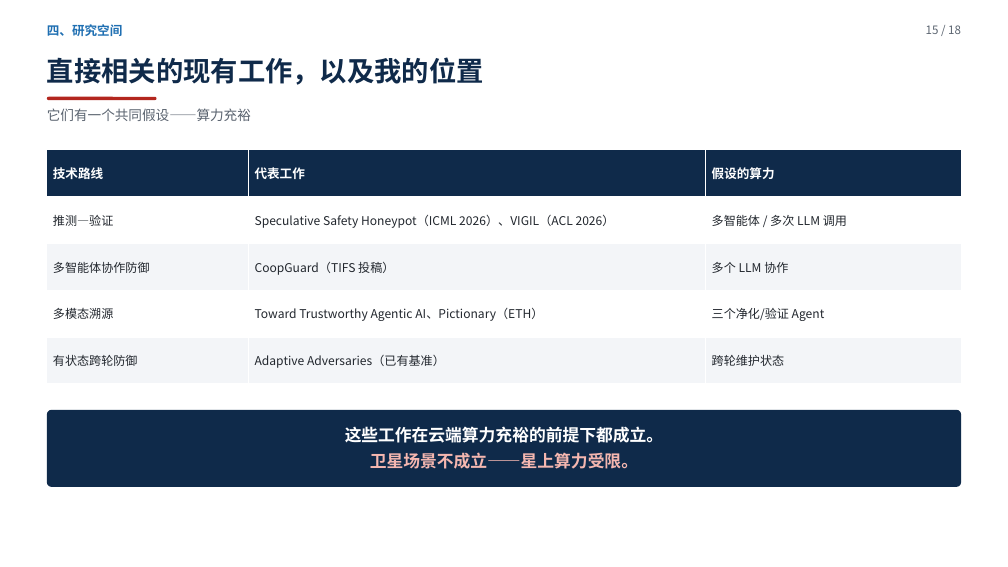
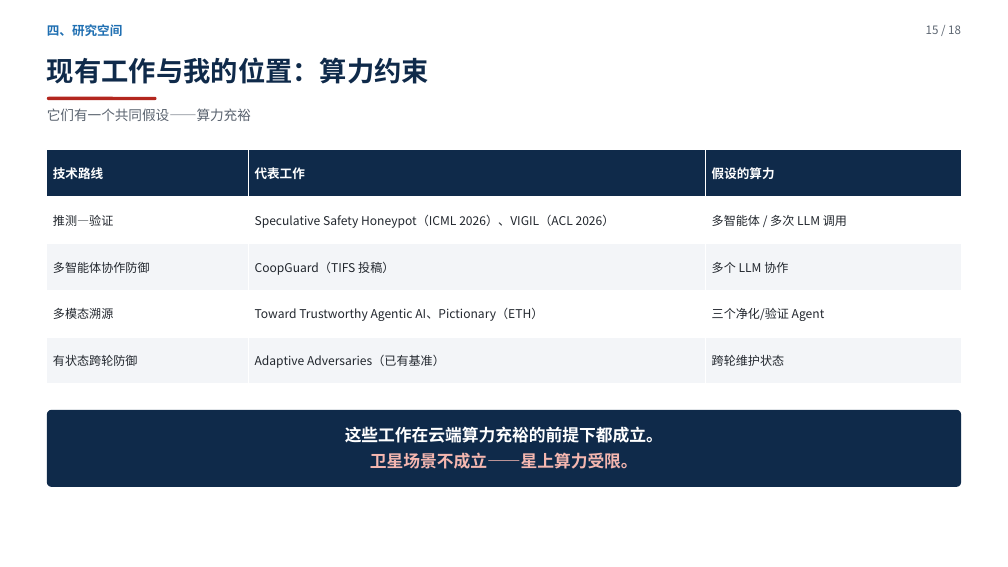
Before and after one commit to yiiiiiii1/multi-agent-remote-sensing, a slide deck: slide 15 of 阶段2-卫星多智能体防御/presentations/新方向调研汇报.pptx. Drawn at 1008x567 pixels with LibreOffice and Linux fonts; fonts in the diff are those of the drawing. Boxes give left, top, right and bottom in pixels: in the first picture for what was removed or moved away, otherwise in the second. Text is boxed around its words. In the diff, an @@ line names an element or a change of style, - is before the commit and + after.

Commit message:
整体重排第四部分：去掉空白①②③编号，改为五步一条链（都在动作层→动作vs信念→具体场景→来源≠真伪→我的位置）；三份文件标题与叙述全部对齐

```diff
--- a/阶段2-卫星多智能体防御/presentations/新方向调研汇报.pptx
+++ b/阶段2-卫星多智能体防御/presentations/新方向调研汇报.pptx
@@ text at (47, 57, 429, 84): text changed @@
-直接相关的现有工作，以及我的位置
+现有工作与我的位置：算力约束
```
Also in this commit, not shown: 3 other slides changed, 3 other files.
